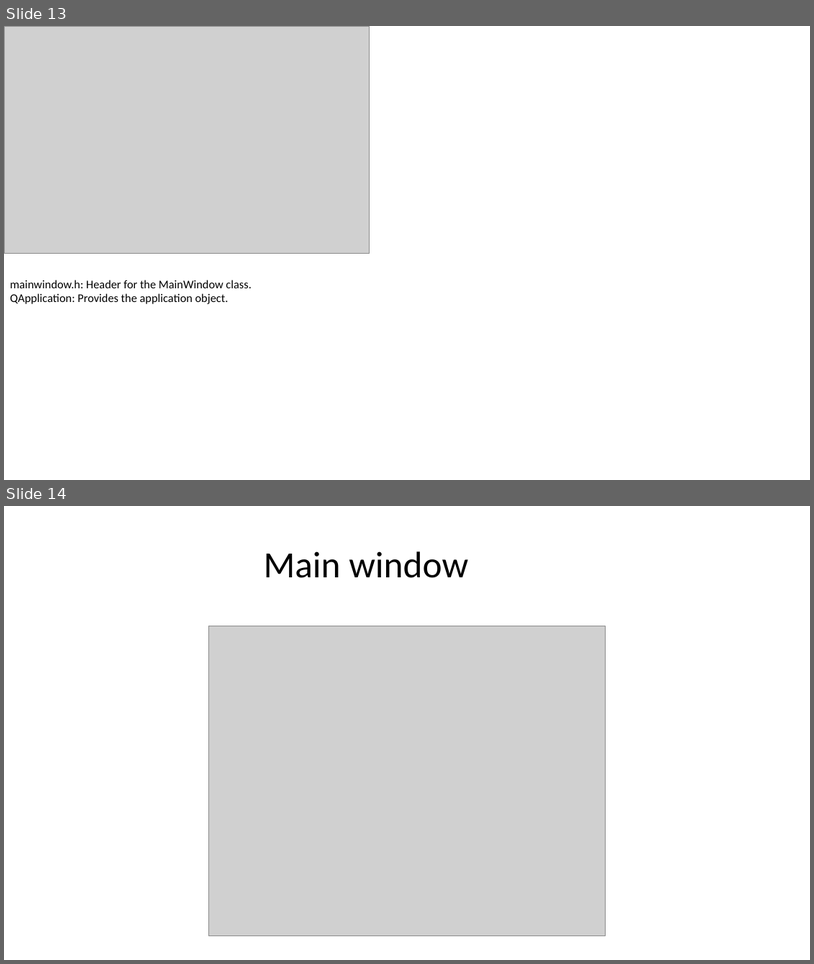
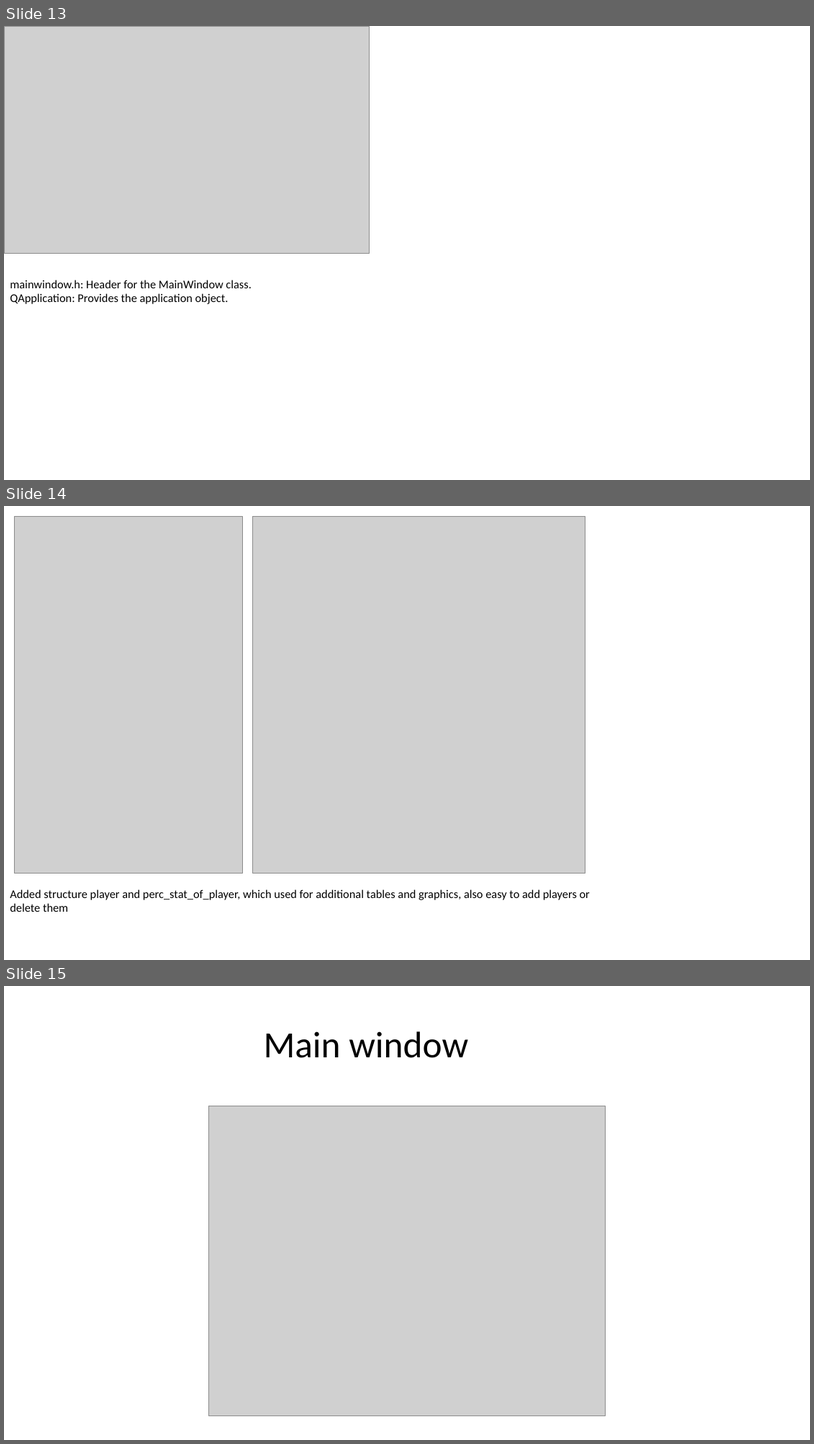
Before and after one commit to Bot1noke/hseProjectQT-1, a slide deck: Documentation.pptx. Shown one above the other, each under a label of ours: slides 13 and 14 before the commit, slides 13, 14 and 15 after it. The pictures are 814x964 and 814x1444 pixels, drawn with LibreOffice and Linux fonts; fonts in the diff are those of the drawing; grey boxes stand for pictures. Boxes give left, top, right and bottom in pixels: in the first picture for what was removed or moved away, otherwise in the second. Text is boxed around its words. In the diff, an @@ line names an element or a change of style, - is before the commit and + after.

```diff
--- a/Documentation.pptx
+++ b/Documentation.pptx
@@ slide 14 added at box(4, 506, 810, 960), background #FFFFFF @@
@@ picture added at box(14, 516, 243, 873) @@
@@ picture added at box(252, 516, 586, 873) @@
@@ text added at box(10, 889, 590, 911), 14 pt, text #000000 @@
+Added structure player and perc_stat_of_player, which used for additional tables and graphics, also easy to add players or delete them
@@ what was slide 14 is now slide 15 @@
```
Also in this commit, not shown: 1 slide changed.
